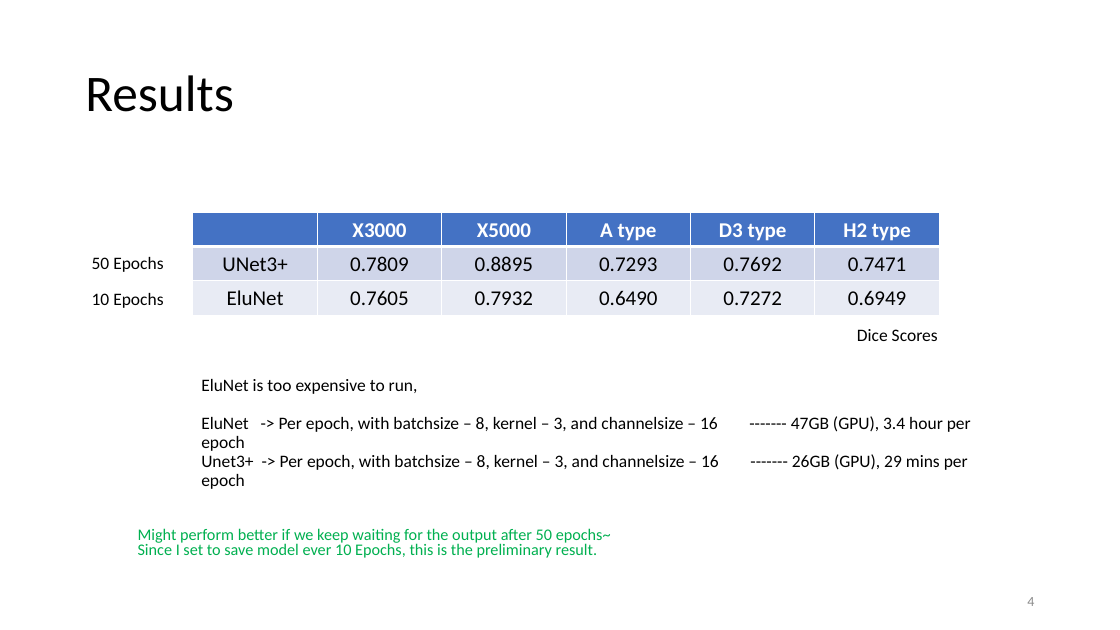
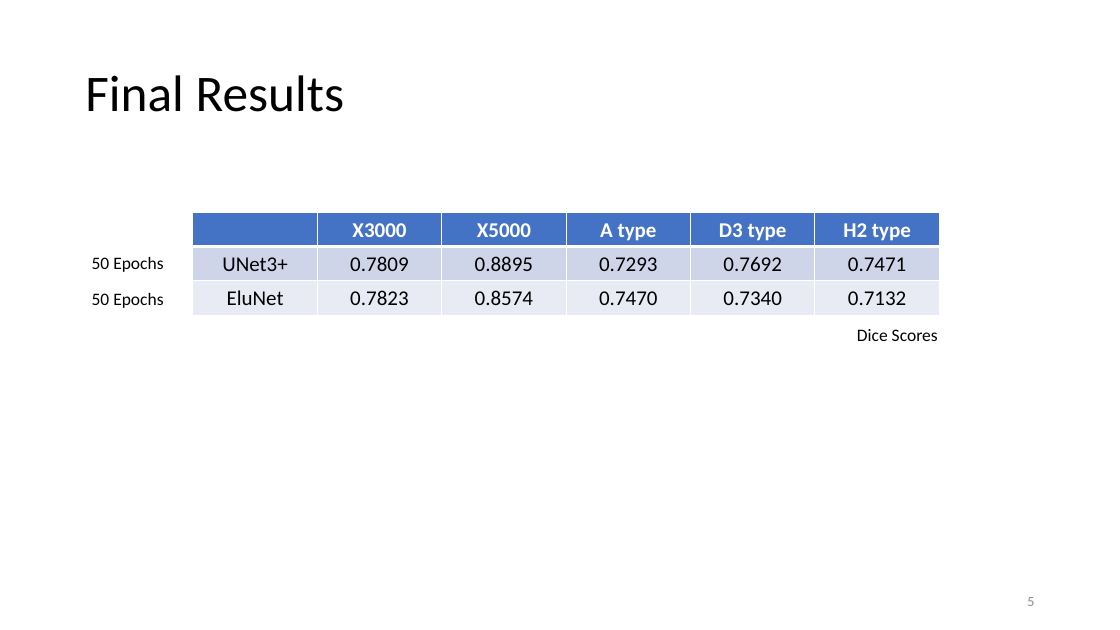
Before and after one commit to bluesaiyancodes/KITReports, a slide deck: slide 5 of Presentations/EluNet Performance.pptx (slide 4 before the commit). Drawn at 1120x630 pixels with LibreOffice and Linux fonts; fonts in the diff are those of the drawing. Boxes give left, top, right and bottom in pixels: in the first picture for what was removed or moved away, otherwise in the second. Text is boxed around its words. In the diff, an @@ line names an element or a change of style, - is before the commit and + after.

```diff
--- a/Presentations/EluNet Performance.pptx
+++ b/Presentations/EluNet Performance.pptx
@@ title at (85,75,344,112): text changed @@
-Results
+Final Results
@@ table at (193,213,939,315) @@
-row 3: EluNet | 0.7605 | 0.7932 | 0.6490 | 0.7272 | 0.6949
+row 3: EluNet | 0.7823 | 0.8574 | 0.7470 | 0.7340 | 0.7132
@@ text at (92,293,163,308): text changed @@
-10 Epochs
+50 Epochs
@@ text removed at (201,379,968,470) @@
-EluNet is too expensive to run,
-EluNet -> Per epoch, with batchsize – 8, kernel – 3, and channelsize – 16 ------- 47GB (GPU), 3.4 hour per epoch
-Unet3+ -> Per epoch, with batchsize – 8, kernel – 3, and channelsize – 16 ------- 26GB (GPU), 29 mins per epoch
@@ text removed at (138,528,611,558) @@
-Might perform better if we keep waiting for the output after 50 epochs~
-Since I set to save model ever 10 Epochs, this is the preliminary result.
@@ page number at (1027,597,1034,606): text changed @@
-4
+5
```
Also in this commit, not shown: 1 slide added, 1 other file.
